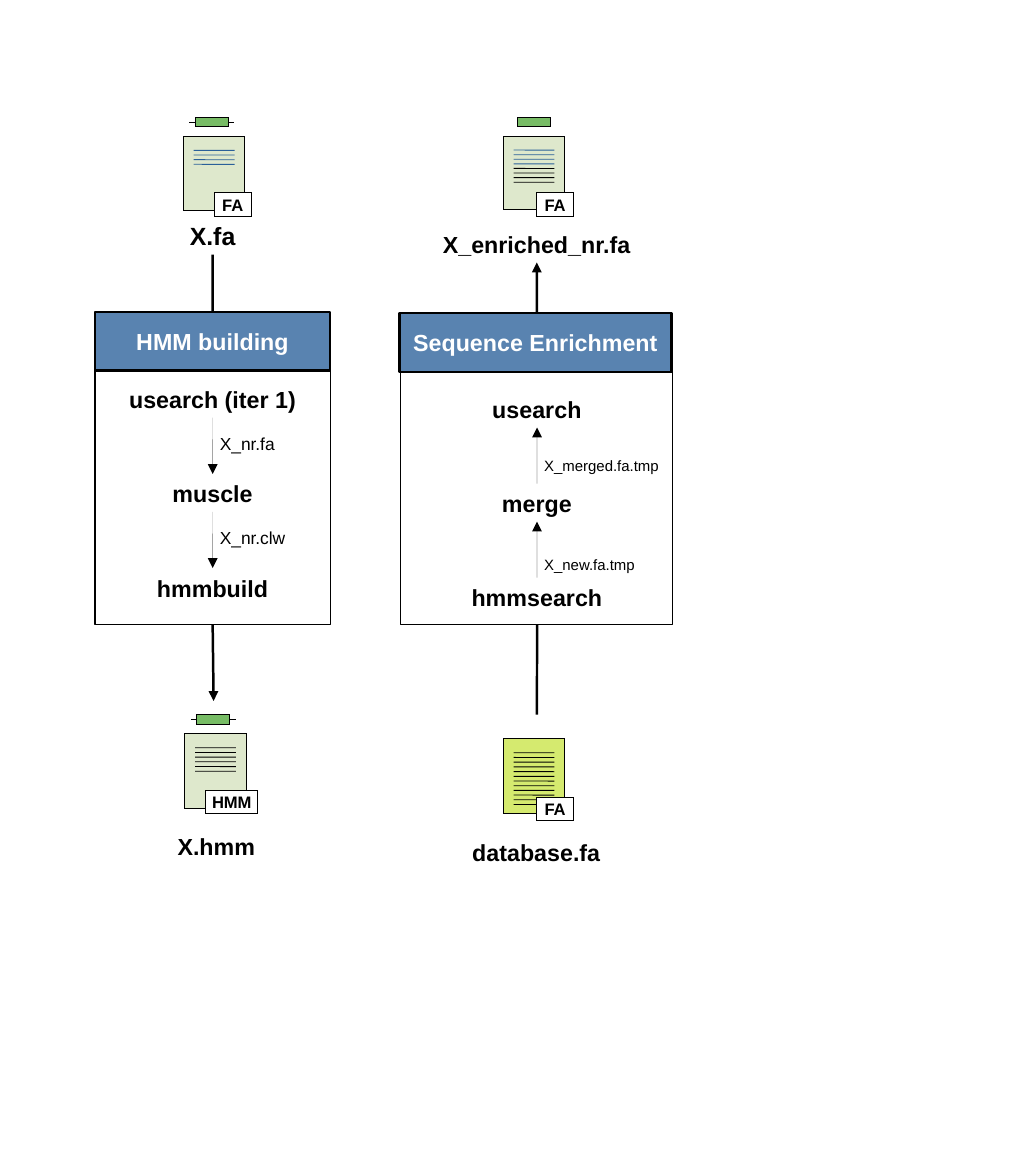
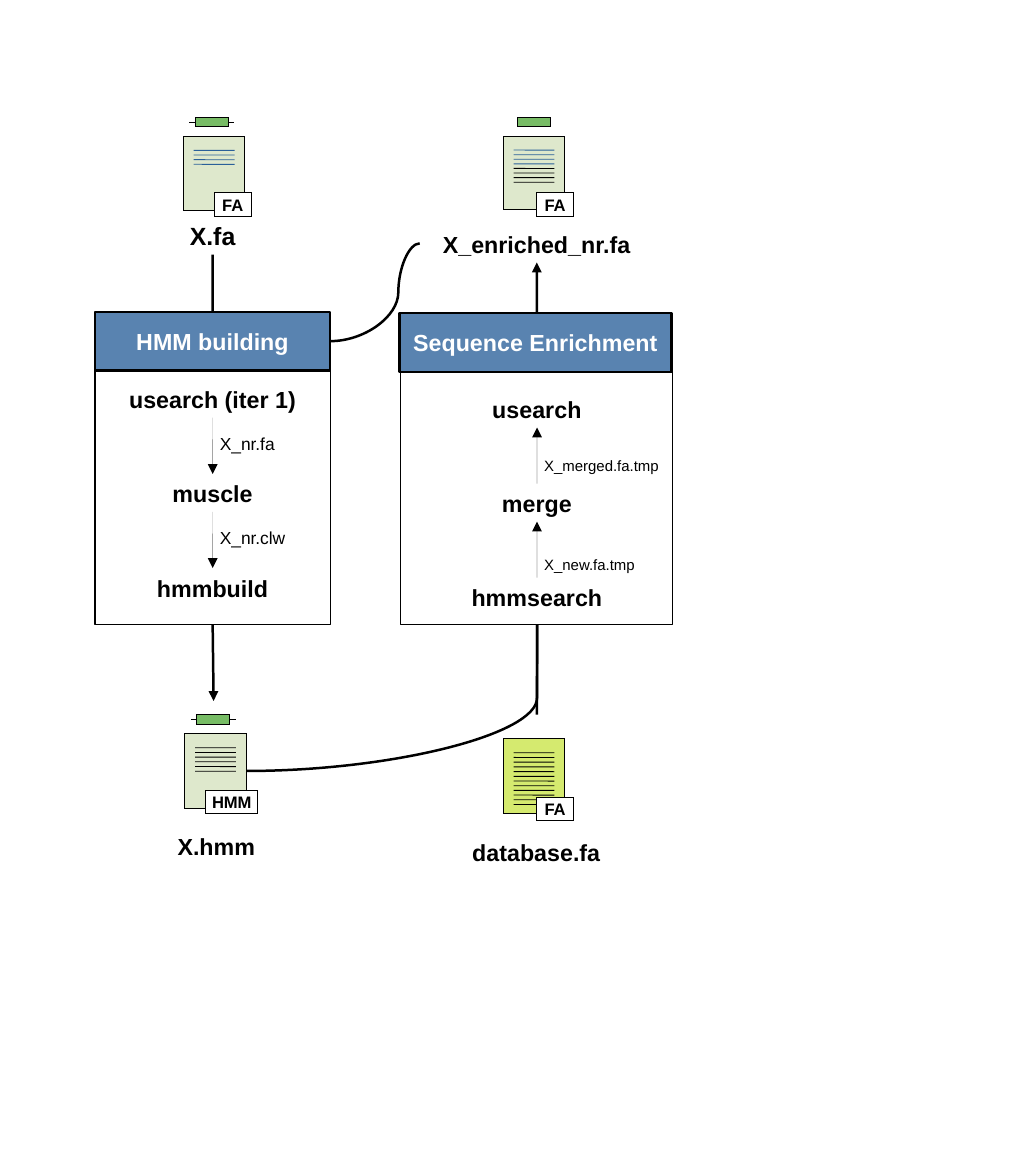
Before and after one commit to nchePortfolio/cusProSe, a slide deck: slide 4 of docs/iterhmmbuild/pipeline.odp. Drawn at 1035x1176 pixels with LibreOffice and Linux fonts; fonts in the diff are those of the drawing. Boxes give left, top, right and bottom in pixels: in the first picture for what was removed or moved away, otherwise in the second. Text is boxed around its words. In the diff, an @@ line names an element or a change of style, - is before the commit and + after.

```diff
--- a/docs/iterhmmbuild/pipeline.odp
+++ b/docs/iterhmmbuild/pipeline.odp
@@ curved line added from (419, 244) to (330, 342), #000000 1.5 pt @@
@@ curved line added from (246, 771) to (537, 625), #000000 1.5 pt @@
```
Also in this commit, not shown: 23 other files.
